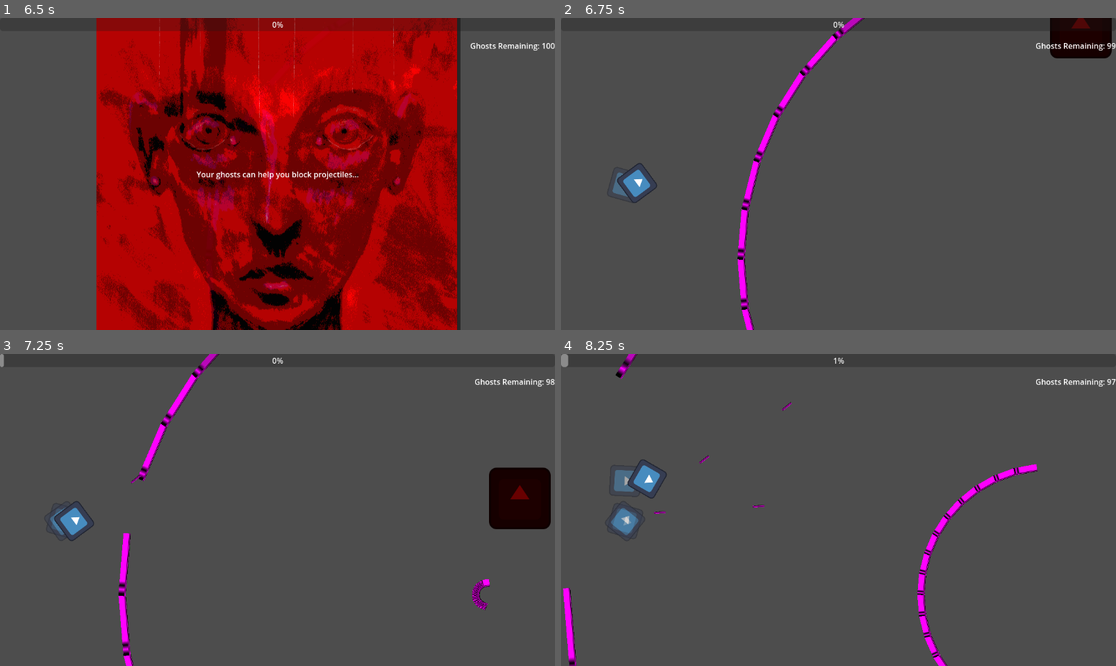
Above: before the commit, frames 1-4 (two rows, left to right).
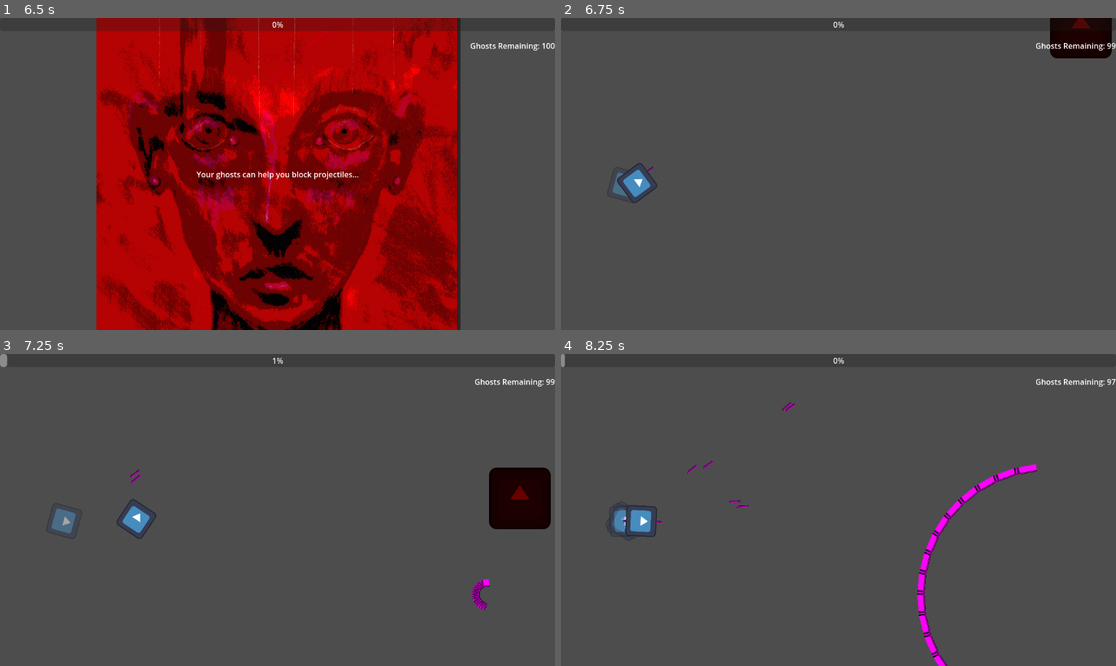
Above: after the commit, the same moments.

Repository: NovaTome/ntgamejam2025
Game: Godot game, scene res://Scenes/root.tscn
Same seed, same stepped clock (60 frames per second), same inputs: the game is played once before the commit and once after it. The engine's default icon, where the game draws it, is replaced by a stand-in: a white triangle on a blue panel in a dark square.
Inputs (mouse positions are in pixels of both pictures, inside the frame that each line leads up to):
- Up to frame 1 (6.5 s): click "Start" at 0.5 s; tap Enter at 1.25 s; move the mouse to (399, 158) at 1.27 s; hold D (right) 1.28-2.03 s; hold X (spawn) 1.28-2.03 s; tap Space (fire) at 1.35, 2.3, 2.85, 3.5, 3.8, 4.35, 5.3, 5.85 s; click (399, 158) at 1.42 s; move the mouse to (166, 189) at 2.02 s; hold S (down) 2.03-2.78 s; tap X (spawn) at 2.1, 3.6, 5.1 s; click (166, 189) at 2.17 s; move the mouse to (333, 105) at 2.77 s; hold D (right) 2.78-3.53 s; hold X (spawn) 2.78-3.53 s; click (333, 105) at 2.92 s; move the mouse to (249, 236) at 3.52 s; hold W (up) 3.53-4.28 s; click (249, 236) at 3.67 s; move the mouse to (444, 220) at 4.27 s; hold X (spawn) 4.28-5.03 s; hold A (left) 4.28-5.78 s; click (444, 220) at 4.42 s; move the mouse to (111, 127) at 5.02 s; click (111, 127) at 5.17 s; move the mouse to (305, 174) at 5.77 s; hold S (down) from 5.78 s (still down); hold X (spawn) from 5.78 s (still down); click (305, 174) at 5.92 s
- Up to frame 2 (6.75 s): move the mouse to (755, 96) at 6.52 s; release S (down) at 6.53 s; release X (spawn) at 6.53 s; hold D (right) from 6.53 s (still down); tap X (spawn) at 6.6 s; click (755, 96) at 6.67 s
- Up to frame 3 (7.25 s): keep holding D (right); tap Space (fire) at 6.8 s
- Up to frame 4 (8.25 s): move the mouse to (960, 494) at 7.27 s; release D (right) at 7.28 s; hold W (up) 7.28-8.03 s; hold X (spawn) 7.28-8.03 s; tap Space (fire) at 7.35 s; click (960, 494) at 7.42 s; move the mouse to (727, 525) at 8.02 s; hold D (right) from 8.03 s (still down); tap X (spawn) at 8.1 s; click (727, 525) at 8.17 s

Frame 1 is identical in both runs. In frame 2, 1.5% of the frame differs, in the area x 15-55%, y 0-100%; in frame 3, 2.1%, in the area x 0-100%, y 0-100%; in frame 4, 1.7%.

Commit message:
Finish phase 1 and start phase 2

Diff:
--- a/Scenes/Entities/Attacks/ground_explosion.tscn
+++ b/Scenes/Entities/Attacks/ground_explosion.tscn
@@ -1,38 +1,6 @@
 [gd_scene load_steps=7 format=3 uid="uid://cqer7l2x77sgr"]
 
 [ext_resource type="Script" uid="uid://mg52gdm3s42v" path="res://Scripts/Attacks/ground_explosion.gd" id="1_li5yb"]
-
-[sub_resource type="Animation" id="Animation_o3rdn"]
-resource_name = "default"
-tracks/0/type = "value"
-tracks/0/imported = false
-tracks/0/enabled = true
-tracks/0/path = NodePath("Sprite2D:modulate")
-tracks/0/interp = 1
-tracks/0/loop_wrap = true
-tracks/0/keys = {
-"times": PackedFloat32Array(0, 0.8, 1),
-"transitions": PackedFloat32Array(4.14106, 1, 1),
-"update": 0,
-"values": [Color(1, 1, 0, 0.0666667), Color(1, 1, 0, 1), Color(1, 1, 0, 0)]
-}
-tracks/1/type = "method"
-tracks/1/imported = false
-tracks/1/enabled = true
-tracks/1/path = NodePath(".")
-tracks/1/interp = 1
-tracks/1/loop_wrap = true
-tracks/1/keys = {
-"times": PackedFloat32Array(0.8, 1),
-"transitions": PackedFloat32Array(1, 1),
-"values": [{
-"args": [],
-"method": &"hitEveryoneInRadius"
-}, {
-"args": [],
-"method": &"queue_free"
-}]
-}
 
 [sub_resource type="Animation" id="Animation_e2sog"]
 length = 0.001
@@ -47,6 +15,39 @@
 "transitions": PackedFloat32Array(1),
 "update": 0,
 "values": [Color(1, 1, 1, 1)]
+}
+
+[sub_resource type="Animation" id="Animation_o3rdn"]
+resource_name = "default"
+length = 1.2
+tracks/0/type = "value"
+tracks/0/imported = false
+tracks/0/enabled = true
+tracks/0/path = NodePath("Sprite2D:modulate")
+tracks/0/interp = 1
+tracks/0/loop_wrap = true
+tracks/0/keys = {
+"times": PackedFloat32Array(0, 1, 1.2),
+"transitions": PackedFloat32Array(4.14106, 1, 1),
+"update": 0,
+"values": [Color(1, 1, 0, 0.0666667), Color(1, 1, 0, 1), Color(1, 1, 0, 0)]
+}
+tracks/1/type = "method"
+tracks/1/imported = false
+tracks/1/enabled = true
+tracks/1/path = NodePath(".")
+tracks/1/interp = 1
+tracks/1/loop_wrap = true
+tracks/1/keys = {
+"times": PackedFloat32Array(1, 1.2),
+"transitions": PackedFloat32Array(1, 1),
+"values": [{
+"args": [],
+"method": &"hitEveryoneInRadius"
+}, {
+"args": [],
+"method": &"queue_free"
+}]
 }
 
 [sub_resource type="AnimationLibrary" id="AnimationLibrary_unaw7"]
--- a/Scenes/Entities/Enemies/boss_enemy.tscn
+++ b/Scenes/Entities/Enemies/boss_enemy.tscn
@@ -136,23 +136,32 @@
 tracks/2/interp = 1
 tracks/2/loop_wrap = true
 tracks/2/keys = {
-"times": PackedFloat32Array(3, 4, 6, 6.5, 7, 26, 28, 30, 34, 34.5, 35),
-"transitions": PackedFloat32Array(1, 1, 1, 1, 1, 1, 1, 1, 1, 1, 1),
-"values": [{
-"args": [],
-"method": &"fireGroundAttack"
-}, {
-"args": [],
-"method": &"fireGroundAttack"
-}, {
-"args": [],
-"method": &"fireGroundAttack"
-}, {
-"args": [],
-"method": &"fireGroundAttack"
-}, {
-"args": [],
-"method": &"fireGroundAttack"
+"times": PackedFloat32Array(1.3, 3, 4, 6, 6.5, 7, 10.0333, 14.0333, 26, 28, 30, 34, 34.5, 35, 44.5333),
+"transitions": PackedFloat32Array(1, 1, 1, 1, 1, 1, 1, 1, 1, 1, 1, 1, 1, 1, 1),
+"values": [{
+"args": [],
+"method": &"fireWaveAttack"
+}, {
+"args": [],
+"method": &"fireGroundAttack"
+}, {
+"args": [],
+"method": &"fireGroundAttack"
+}, {
+"args": [],
+"method": &"fireGroundAttack"
+}, {
+"args": [],
+"method": &"fireGroundAttack"
+}, {
+"args": [],
+"method": &"fireGroundAttack"
+}, {
+"args": [5],
+"method": &"spawnEnemy"
+}, {
+"args": [8],
+"method": &"spawnEnemy"
 }, {
 "args": [],
 "method": &"fireTwinAttack"
@@ -171,6 +180,9 @@
 }, {
 "args": [],
 "method": &"spawnCrystal"
+}, {
+"args": [5],
+"method": &"spawnEnemy"
 }]
 }
 tracks/3/type = "value"
@@ -186,11 +198,48 @@
 "values": [3]
 }
 
+[sub_resource type="Animation" id="Animation_wmgoi"]
+resource_name = "phase_2"
+length = 60.0
+tracks/0/type = "value"
+tracks/0/imported = false
+tracks/0/enabled = true
+tracks/0/path = NodePath(".:position")
+tracks/0/interp = 1
+tracks/0/loop_wrap = true
+tracks/0/keys = {
+"times": PackedFloat32Array(0, 0.25, 0.5),
+"transitions": PackedFloat32Array(1, 1, 1),
+"update": 0,
+"values": [Vector2(1056, 324), Vector2(1056, -300), Vector2(1056, 324)]
+}
+tracks/1/type = "method"
+tracks/1/imported = false
+tracks/1/enabled = true
+tracks/1/path = NodePath(".")
+tracks/1/interp = 1
+tracks/1/loop_wrap = true
+tracks/1/keys = {
+"times": PackedFloat32Array(0.5, 1.5, 2.5),
+"transitions": PackedFloat32Array(1, 1, 1),
+"values": [{
+"args": [],
+"method": &"fireWaveAttack"
+}, {
+"args": [],
+"method": &"fireWaveAttack"
+}, {
+"args": [],
+"method": &"fireWaveAttack"
+}]
+}
+
 [sub_resource type="AnimationLibrary" id="AnimationLibrary_rdnf5"]
 _data = {
 &"RESET": SubResource("Animation_xgipe"),
 &"phase_0": SubResource("Animation_8bvao"),
-&"phase_1": SubResource("Animation_4tvdv")
+&"phase_1": SubResource("Animation_4tvdv"),
+&"phase_2": SubResource("Animation_wmgoi")
 }
 
 [sub_resource type="RectangleShape2D" id="RectangleShape2D_vvxoj"]
--- a/Scenes/Entities/Enemies/regular_enemy.tscn
+++ b/Scenes/Entities/Enemies/regular_enemy.tscn
@@ -9,7 +9,7 @@
 radius = 371.0
 
 [sub_resource type="CircleShape2D" id="CircleShape2D_owvky"]
-radius = 65.0308
+radius = 194.139
 
 [sub_resource type="RectangleShape2D" id="RectangleShape2D_efbp4"]
 size = Vector2(30, 30)
@@ -28,4 +28,7 @@
 [node name="CollisionShape2D" type="CollisionShape2D" parent="." index="3"]
 shape = SubResource("RectangleShape2D_efbp4")
 
+[node name="BulletSource" parent="." index="5"]
+projectile_type = 0
+
 [connection signal="body_exited" from="AggroRange" to="." method="_on_aggro_range_body_exited"]
--- a/Scenes/Entities/enemy.tscn
+++ b/Scenes/Entities/enemy.tscn
@@ -6,6 +6,8 @@
 [ext_resource type="PackedScene" uid="uid://b3ifmidv1nnnd" path="res://Scenes/Entities/projectile.tscn" id="4_ygq1y"]
 
 [node name="Enemy" type="CharacterBody2D"]
+collision_layer = 4
+collision_mask = 3
 script = ExtResource("1_o6kgl")
 
 [node name="Sprite2D" type="Sprite2D" parent="."]
@@ -22,7 +24,6 @@
 [node name="BulletSource" parent="." instance=ExtResource("3_ge2ll")]
 position = Vector2(64, 0)
 projectile = ExtResource("4_ygq1y")
-projectile_type = 2
 
 [connection signal="body_entered" from="AggroRange" to="." method="_on_aggro_range_body_entered"]
 [connection signal="body_entered" from="AttackRange" to="." method="_on_attack_range_body_entered"]
--- a/Scenes/Entities/projectile.tscn
+++ b/Scenes/Entities/projectile.tscn
@@ -9,8 +9,8 @@
 size = Vector2(24, 4)
 
 [node name="Projectile" type="Area2D"]
-collision_layer = 3
-collision_mask = 3
+collision_layer = 7
+collision_mask = 7
 script = ExtResource("1_apwt2")
 
 [node name="Sprite2D" type="Sprite2D" parent="."]
--- a/Scenes/boss_room.tscn
+++ b/Scenes/boss_room.tscn
@@ -20,7 +20,7 @@
 [node name="GUI" parent="SelfManagement" instance=ExtResource("4_b2mui")]
 
 [node name="BossEnemy" parent="SelfManagement" instance=ExtResource("5_l7on7")]
-phase = 1
+phase = 2
 
 [node name="BulletManager" type="Node2D" parent="."]
 script = ExtResource("5_q04ek")
@@ -38,3 +38,8 @@
 
 [node name="Marker2D3" type="Marker2D" parent="EnemySpawners"]
 position = Vector2(887, 561)
+
+[node name="Timer" type="Timer" parent="."]
+wait_time = 0.2
+
+[connection signal="timeout" from="Timer" to="." method="_on_timer_timeout"]
--- a/Scripts/Entities/Enemies/boss_enemy.gd
+++ b/Scripts/Entities/Enemies/boss_enemy.gd
@@ -61,8 +61,13 @@
 	crystal.destroyed.connect(crystalDestroyed)
 	Managers.self_management.add_child(crystal)
 
+func spawnEnemy(num:int) -> void:
+	var room:BossRoom = Managers.self_management.get_parent()
+	room.spawnAd(num,Projectile.TYPES.REGULAR)
+
 func stopAllAttacks() -> void:
 	stopTwinAttack(true)
+	stopWaveAttack()
 
 
 func stopTwinAttack(hardStop:bool=false) -> void:
@@ -71,6 +76,10 @@
 			p.queue_free()
 	if currentTwinAttack != null:
 		currentTwinAttack.queue_free()
+
+func stopWaveAttack() -> void:
+	for p:Projectile in Managers.bullet_manager.get_children().filter(func(a:Projectile): return a.is_in_group("WaveAttack")):
+		p.queue_free()
 
 func connectTutorialWave() -> void:
 	target = Managers.self_management.player
--- a/Scripts/Entities/enemy.gd
+++ b/Scripts/Entities/enemy.gd
@@ -41,8 +41,3 @@
 func _on_attack_range_body_entered(body: Node2D) -> void:
 	if canTargetBody(body) and target == body:
 		print("Chat shoot this guy")
-
-
-func _on_aggro_range_body_exited(body: Node2D) -> void:
-	if body == target:
-		target = null
--- a/Scripts/Entities/projectile.gd
+++ b/Scripts/Entities/projectile.gd
@@ -14,6 +14,7 @@
 
 var direction:Vector2 = Vector2.ZERO
 var shooter:Node2D
+var target:Node2D
 
 @export var speed:float = 4.0
 @export var type:TYPES = TYPES.REGULAR
@@ -25,7 +26,9 @@
 
 func _process(delta: float) -> void:
 	if type == TYPES.PLAYER:
-		direction = global_position.direction_to(shooter.target.global_position).normalized()
+		if target == null and shooter != null:
+			target = shooter.target
+		direction = global_position.direction_to(target.global_position).normalized()
 	velocity = direction * speed
 	global_position += velocity
 
--- a/Scripts/Managers/self_management.gd
+++ b/Scripts/Managers/self_management.gd
@@ -33,7 +33,7 @@
 func _input(event: InputEvent) -> void:
 	if not gui.hint_timer.is_stopped(): return
 	var inputTypes:Array[String] = ["left","up","down","right","fire"]
-	if event is InputEventKey:
+	if event is InputEventKey or event is InputEventMouseButton:
 		for it:String in inputTypes:
 			if event.is_action_pressed(it):
 				addToInputArray(it)
--- a/Scripts/boss_room.gd
+++ b/Scripts/boss_room.gd
@@ -1,13 +1,44 @@
 extends Node2D
 class_name BossRoom
+
+@export var enemyScene:PackedScene = preload("res://Scenes/Entities/Enemies/regular_enemy.tscn")
 
 @onready var self_management = $SelfManagement
 @onready var bullet_manager = $BulletManager
 @onready var sound_manager: SoundManager = $SoundManager
 @onready var spawners:Node2D = $EnemySpawners
+@onready var timer:Timer = $Timer
+
+var adsToSpawn:int = -1
+var adType:Projectile.TYPES = Projectile.TYPES.REGULAR
 
 func _ready():
 	Managers.bullet_manager = bullet_manager
 	Managers.self_management = self_management
 	Managers.sound_manager = sound_manager
 	Managers.self_management.player.connect("died",Managers.self_management.boss.reset)
+
+func spawnAd(num:int,type:Projectile.TYPES) -> void:
+	if num == 1:
+		var marker:Marker2D = spawners.get_children().pick_random()
+		var enemy:Enemy = enemyScene.instantiate()
+		enemy.global_position = marker.global_position
+		enemy.projectileType = type
+		enemy.target = self_management.player
+		self_management.add_child(enemy)
+	else:
+		adsToSpawn = num
+		adType = type
+		timer.start(0.2)
+
+
+func _on_timer_timeout() -> void:
+	var marker:Marker2D = spawners.get_children().pick_random()
+	var enemy:Enemy = enemyScene.instantiate()
+	enemy.global_position = marker.global_position
+	enemy.projectileType = adType
+	enemy.target = self_management.player
+	self_management.add_child(enemy)
+	adsToSpawn-=1
+	if adsToSpawn == 0:
+		timer.stop()
--- a/project.godot
+++ b/project.godot
@@ -56,6 +56,7 @@
 fire={
 "deadzone": 0.2,
 "events": [Object(InputEventKey,"resource_local_to_scene":false,"resource_name":"","device":-1,"window_id":0,"alt_press …(191 unchanged characters)…
+, Object(InputEventMouseButton,"resource_local_to_scene":false,"resource_name":"","device":-1,"window_id":0,"alt_pressed":false,"shift_pressed":false,"ctrl_pressed":false,"meta_pressed":false,"button_mask":1,"position":Vector2(504, 54),"global_position":Vector2(523, 150),"factor":1.0,"button_index":1,"canceled":false,"pressed":true,"double_click":false,"script":null)
 ]
 }
 
Not shown: 1 places in Scenes/Entities/Enemies/boss_enemy.tscn that only renumber resources
Not shown, added: export_presets.cfg
Not shown, changed: .gitignore
